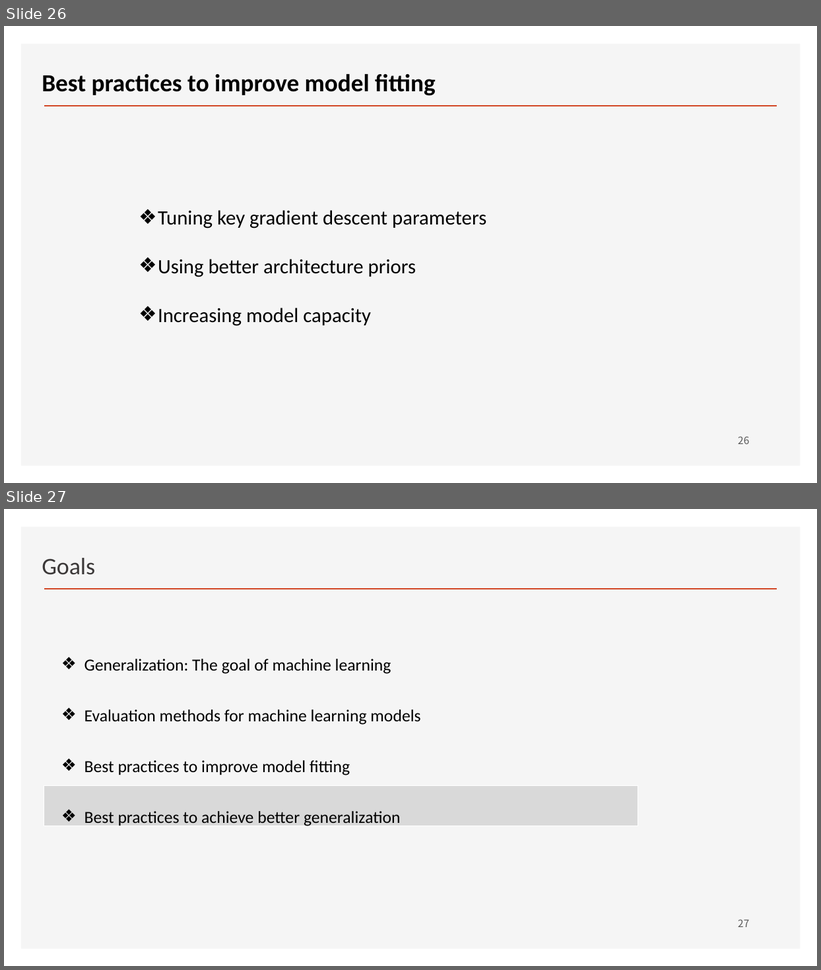
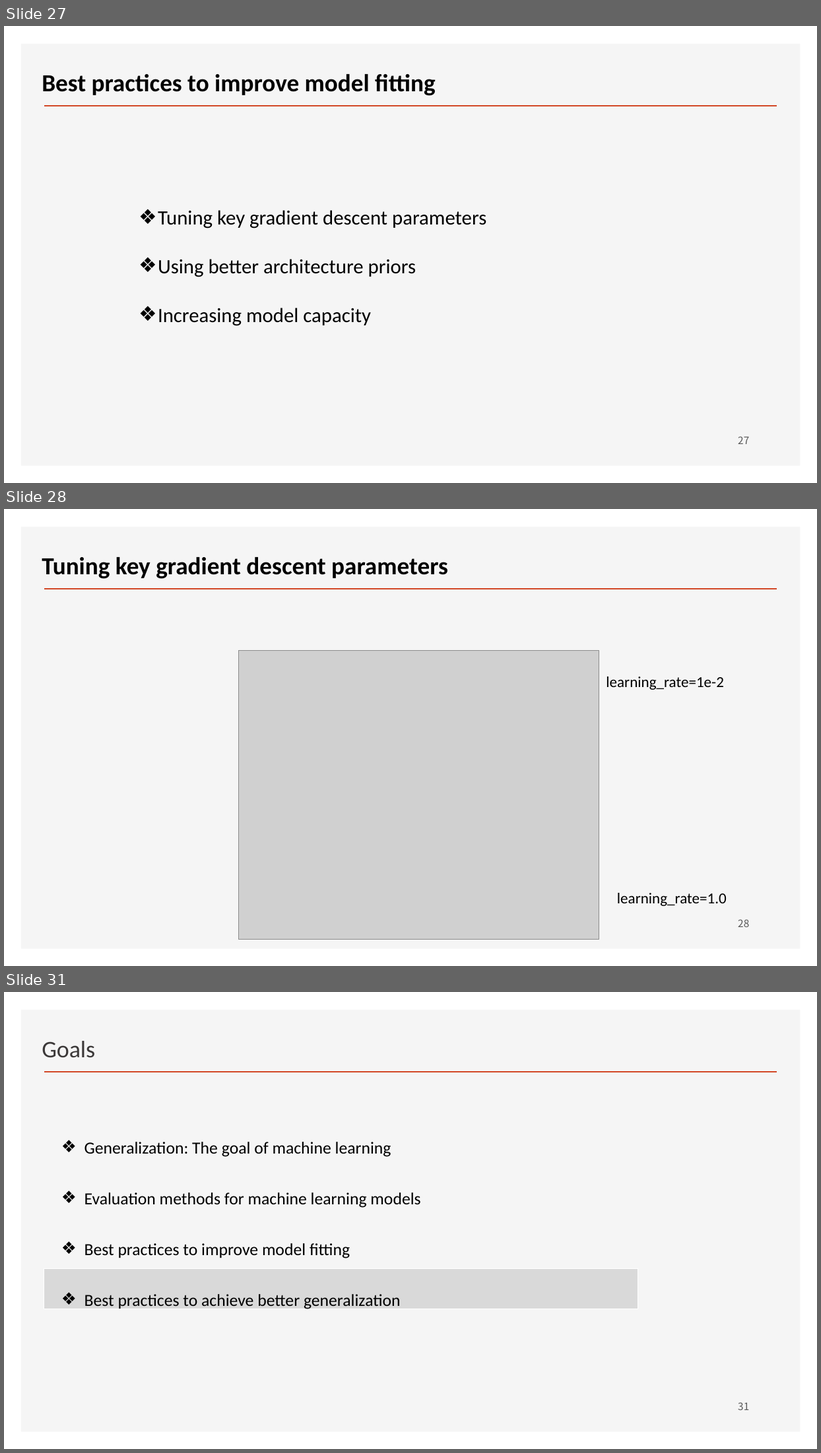
Before and after one commit to ancestor9/2026_Fall_Deep-Learning-with-Python, a slide deck: Chapter 05 Fundamentals of machine learning.pptx. Shown one above the other, each under a label of ours: slides 26 and 27 before the commit, slides 27, 28 and 31 after it; the slides between them are not shown. The pictures are 821x970 and 821x1453 pixels, drawn with LibreOffice and Linux fonts; fonts in the diff are those of the drawing; grey boxes stand for pictures; background and template pictures are left out. Boxes give left, top, right and bottom in pixels: in the first picture for what was removed or moved away, otherwise in the second. Text is boxed around its words. In the diff, an @@ line names an element or a change of style, - is before the commit and + after.

```diff
--- a/Chapter 05 Fundamentals of machine learning.pptx
+++ b/Chapter 05 Fundamentals of machine learning.pptx
@@ slide 28 added at [4,509,817,966], background #FFFFFF; not listed: 2 template elements that a slide beside it also shows @@
@@ text added at [42,557,448,579], 29 pt, text #000000, bold @@
+Tuning key gradient descent parameters
@@ picture added at [239,650,599,940] @@
@@ text added at [606,677,724,690], 18 pt, text #000000 @@
+learning_rate=1e-2
@@ text added at [617,893,727,906], 18 pt, text #000000 @@
+learning_rate=1.0
@@ page number added at [738,920,749,927], 12 pt, text #595959 @@
+28
@@ what was slide 26 is now slide 27 @@
@@ page number at [738,437,749,444]: text changed @@
-26
+27
@@ what was slide 27 is now slide 31 @@
@@ page number at [738,1403,749,1410]: text changed @@
-27
+31
```
Also in this commit, not shown: 2 slides changed, 7 other slides added.
